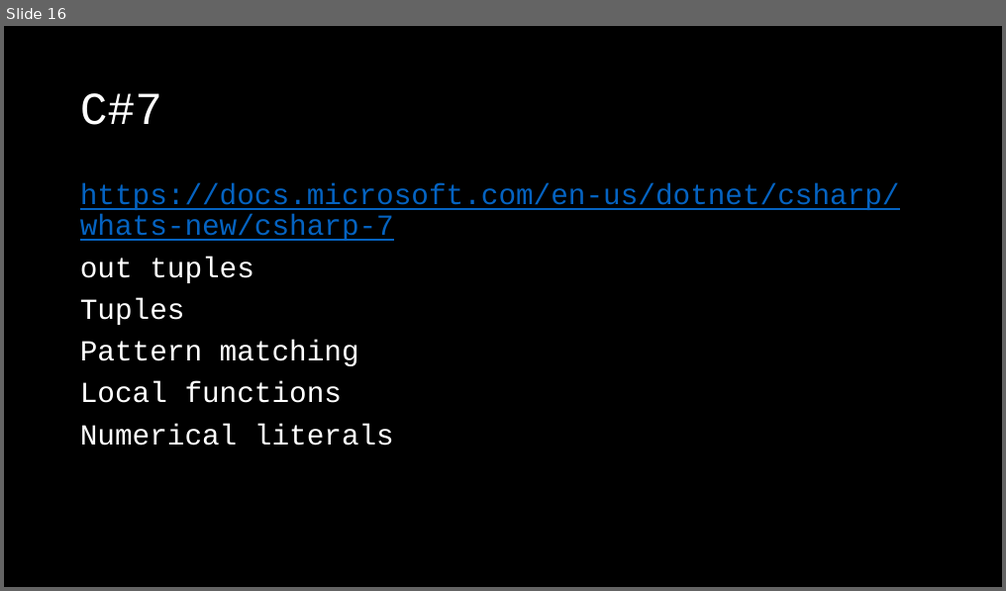
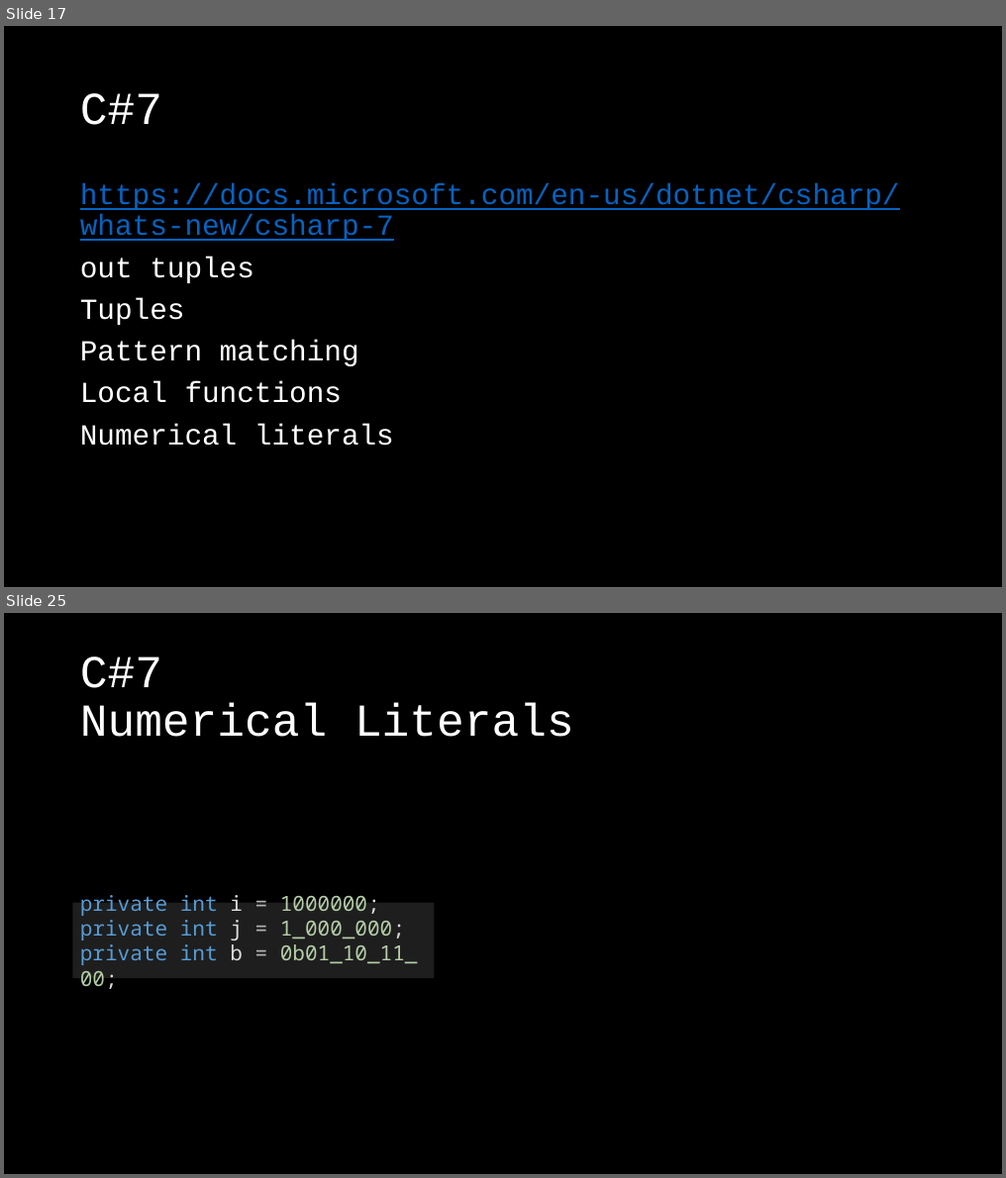
Before and after one commit to KlausLinzner/CSTrainings, a slide deck: WhatsNew.pptx. Shown one above the other, each under a label of ours: slide 16 before the commit, slides 17 and 25 after it; the slides between them are not shown. The pictures are 1006x591 and 1006x1178 pixels, drawn with LibreOffice and Linux fonts; fonts in the diff are those of the drawing; background and template pictures are left out. Boxes give left, top, right and bottom in pixels: in the first picture for what was removed or moved away, otherwise in the second. Text is boxed around its words. In the diff, an @@ line names an element or a change of style, - is before the commit and + after.

```diff
--- a/WhatsNew.pptx
+++ b/WhatsNew.pptx
@@ slide 25 added at [4, 613, 1002, 1174], background picture (left out) @@
@@ title added at [80, 657, 574, 737], 44 pt, text #FFFFFF @@
+C#7
+Numerical Literals
@@ text added at [73, 899, 435, 982], fill #1E1E1E, 20 pt, text #569CD6 @@
+private int i = 1000000;
+private int j = 1_000_000;
+private int b = 0b01_10_11_00;
@@ what was slide 16 is now slide 17 @@
```
Also in this commit, not shown: 10 other slides added, 2 other files.
